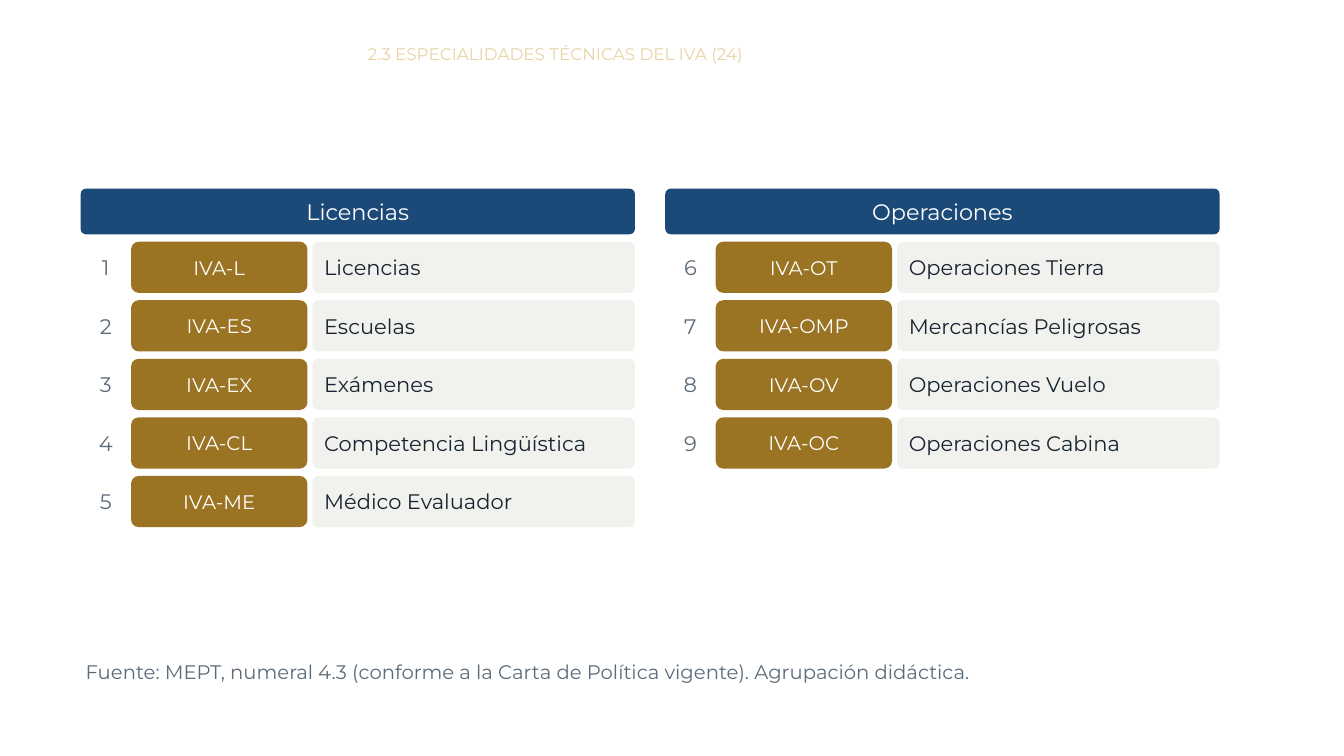
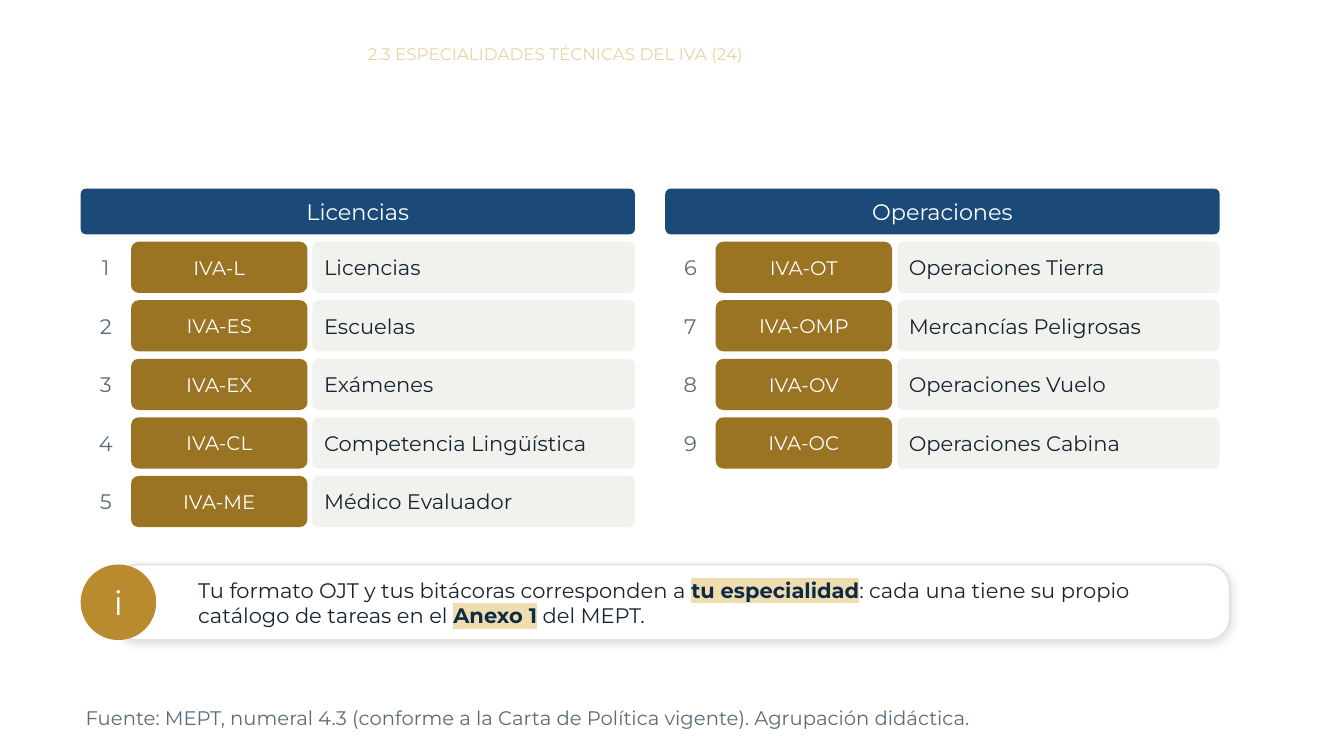
Before and after one commit to jmfigueroah01-creator/Curso-MEPT-OJT, a slide deck: slide 18 of modulo2.pptx (slide 11 before the commit). Drawn at 1344x756 pixels with LibreOffice and Linux fonts; fonts in the diff are those of the drawing; background and template pictures are left out. Boxes give left, top, right and bottom in pixels: in the first picture for what was removed or moved away, otherwise in the second. Text is boxed around its words. In the diff, an @@ line names an element or a change of style, - is before the commit and + after.

```diff
--- a/modulo2.pptx
+++ b/modulo2.pptx
@@ ellipse added at bbox=[81, 565, 156, 640], fill #B98A2E, 24 pt, text #FFFFFF @@
+i
@@ rounded rectangle added at bbox=[116, 565, 1230, 640], fill #FFFFFF, outline #E4E2DA 1.25 pt, 15 pt, text #182430 @@
+Tu formato OJT y tus bitácoras corresponden a tu especialidad: cada una tiene su propio catálogo de tareas en el Anexo 1 del MEPT.
@@ text "Fuente: MEPT, numeral 4.3 (conforme ...": place and size @@
-text "Fuente: MEPT, numeral 4.3 (conforme ..." at bbox=[86, 664, 970, 683]
+text "Fuente: MEPT, numeral 4.3 (conforme ..." at bbox=[86, 710, 970, 729]
```
Also in this commit, not shown: 5 other slides changed, 8 slides added, 1 other file.
